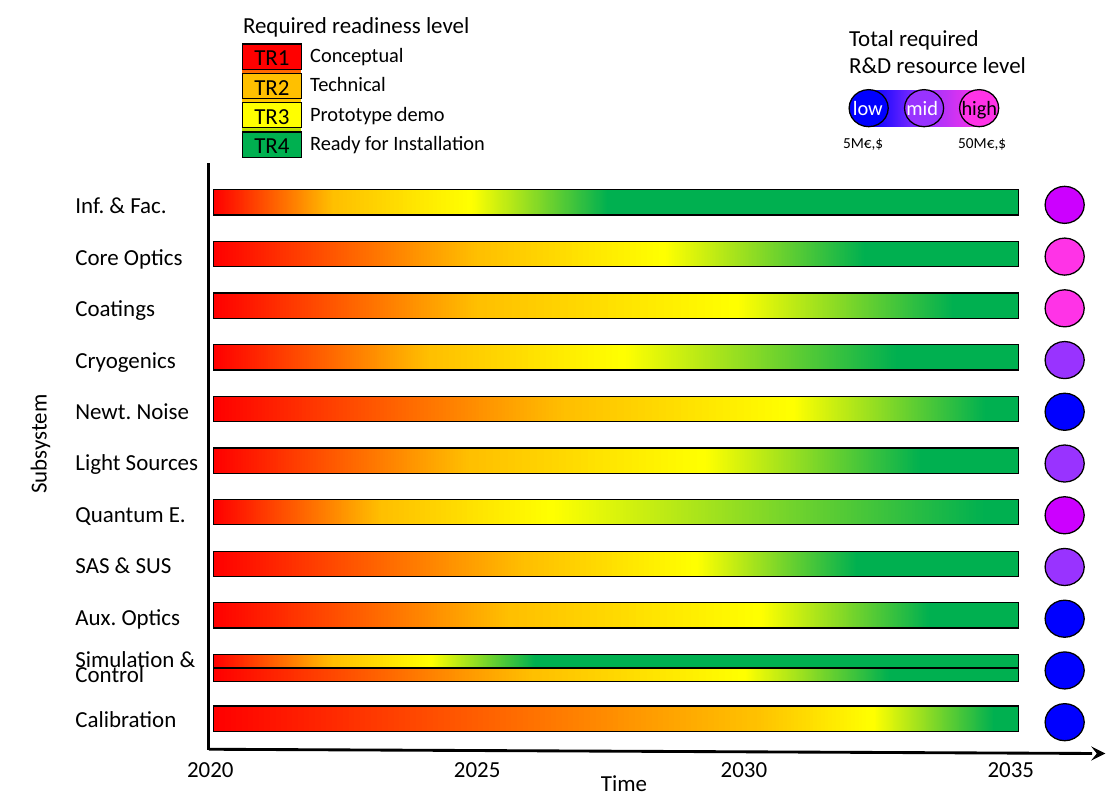
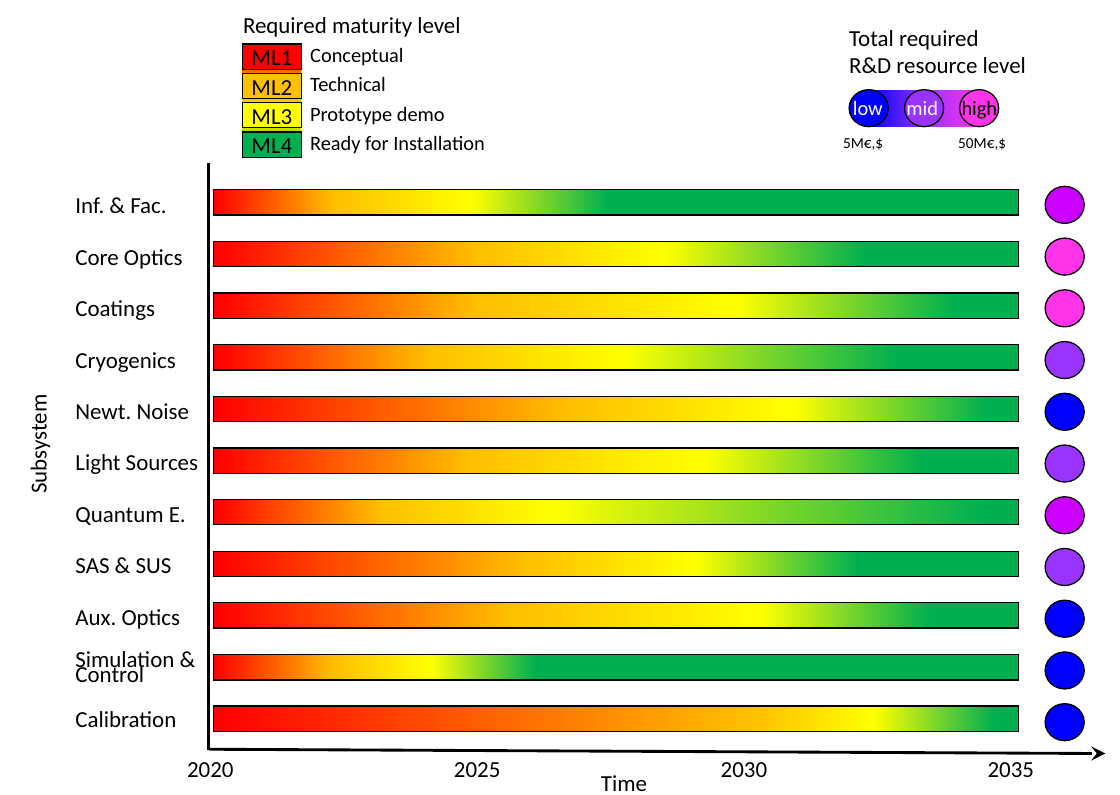
Before and after one commit to haraldlueck/GWIC-3G-R-D-Subcommittee-report-V2, a slide deck: slide 1 of Figures/3G_Readiness_Levelsblue.pptx. Drawn at 1120x795 pixels with LibreOffice and Linux fonts; fonts in the diff are those of the drawing. Boxes give left, top, right and bottom in pixels: in the first picture for what was removed or moved away, otherwise in the second. Text is boxed around its words. In the diff, an @@ line names an element or a change of style, - is before the commit and + after.

```diff
--- a/Figures/3G_Readiness_Levelsblue.pptx
+++ b/Figures/3G_Readiness_Levelsblue.pptx
@@ text at [243,17,460,37]: text changed @@
-Required readiness level
+Required maturity level
@@ text in rectangle at [251,50,292,72]: text changed @@
-TR1
+ML1
@@ text in rectangle at [251,80,292,99]: text changed @@
-TR2
+ML2
@@ text in rectangle at [251,109,292,131]: text changed @@
-TR3
+ML3
@@ text in rectangle at [251,138,292,160]: text changed @@
-TR4
+ML4
@@ rectangle: place and size @@
-rectangle at [214,655,1019,668]
+rectangle at [214,655,1019,681]
@@ rectangle removed at [214,668,1019,681] @@
```
Also in this commit, not shown: 17 other files.
